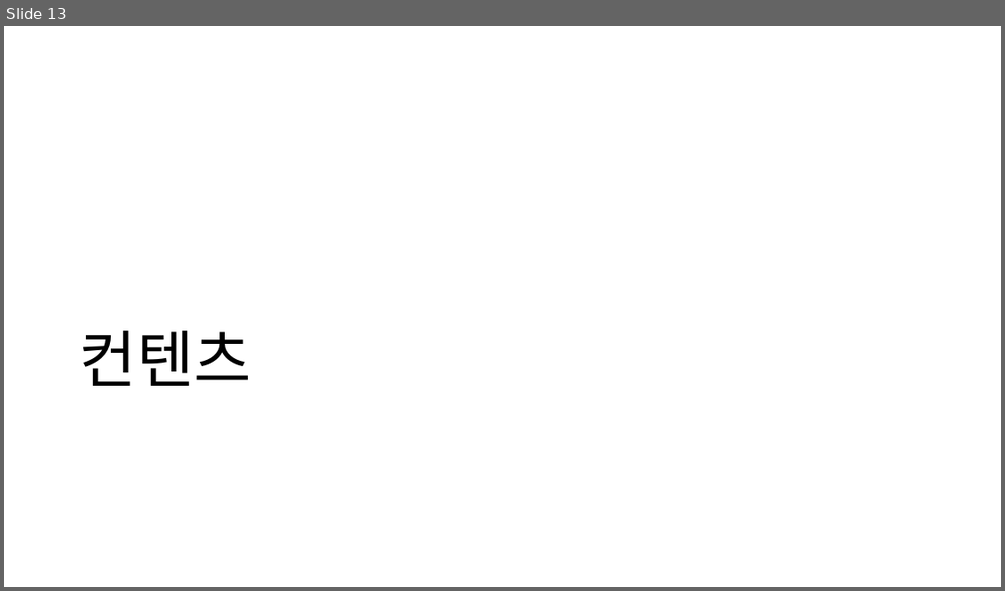
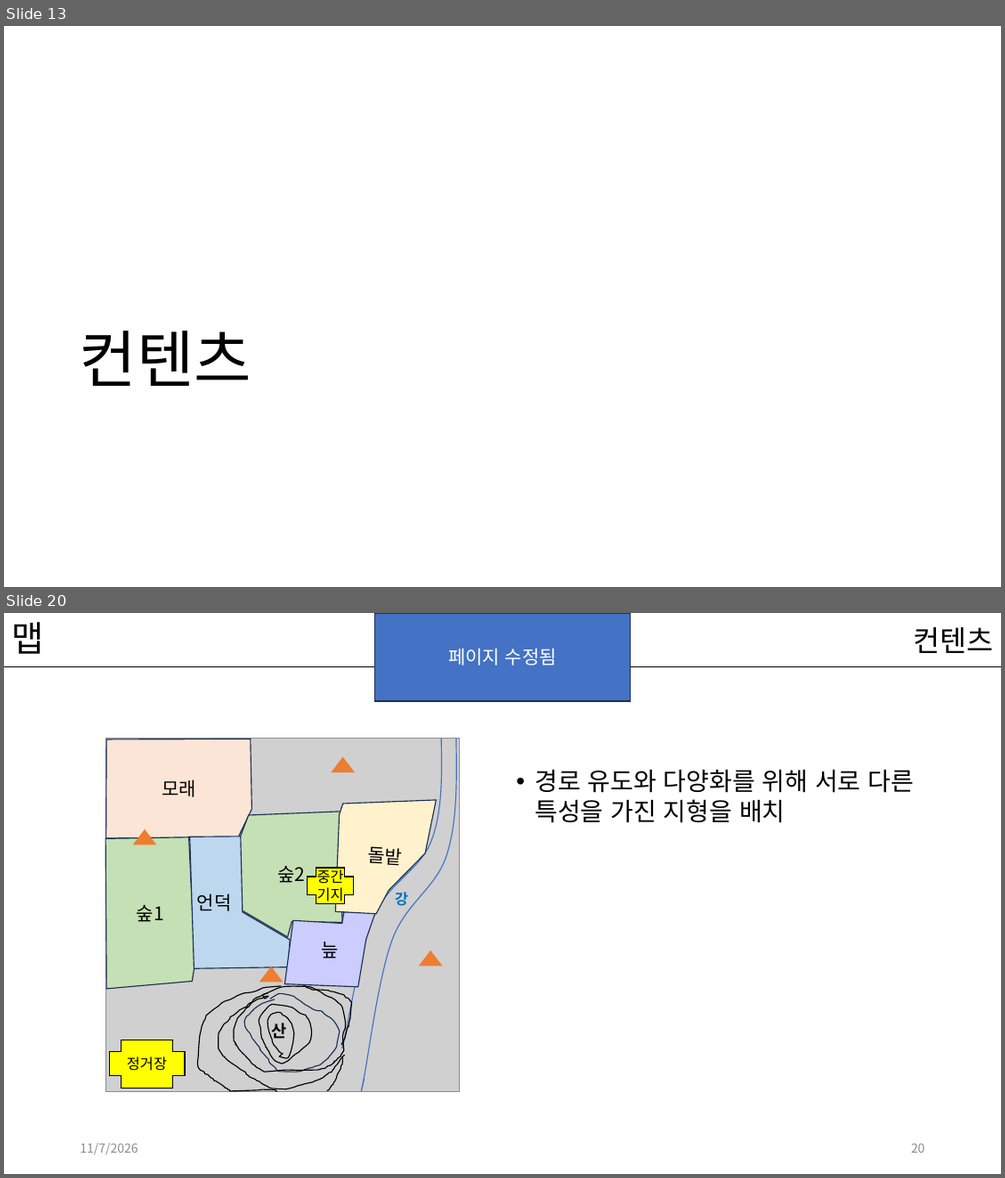
Before and after one commit to kwakyerin/2026_Graduation_Project, a slide deck: documents/HyunahKwon/01_works/01_designing/01_for_teammates/배트와 달트_기획.pptx. Shown one above the other, each under a label of ours: slide 13 before the commit, slides 13 and 20 after it; the slides between them are not shown. The pictures are 1005x591 and 1005x1178 pixels, drawn with LibreOffice and Linux fonts; fonts in the diff are those of the drawing; grey boxes stand for pictures. Boxes give left, top, right and bottom in pixels: in the first picture for what was removed or moved away, otherwise in the second. Text is boxed around its words. In the diff, an @@ line names an element or a change of style, - is before the commit and + after.

```diff
--- a/documents/HyunahKwon/01_works/01_designing/01_for_teammates/배트와 달트_기획.pptx
+++ b/documents/HyunahKwon/01_works/01_designing/01_for_teammates/배트와 달트_기획.pptx
@@ slide 20 added at bbox=[4, 613, 1001, 1174], background #FFFFFF @@
@@ title added at bbox=[11, 622, 43, 654], 34 pt, text #000000 @@
+맵
@@ rectangle added at bbox=[375, 613, 630, 701], fill #4472C4, outline #1E3256 1 pt, 18 pt, text #FFFFFF @@
+페이지 수정됨
@@ text added at bbox=[914, 627, 994, 653], 28 pt, text #000000 @@
+컨텐츠
@@ line added from (4, 666) to (1001, 666), #000000 1 pt @@
@@ picture added at bbox=[105, 738, 459, 1091] @@
@@ freeform shape added at bbox=[105, 738, 251, 838], fill #FBE5D6, outline #1E3256 1 pt, 18 pt, text #000000 @@
+모래
@@ freeform shape added at bbox=[342, 738, 442, 1049], outline #4472C4 1 pt @@
@@ freeform shape added at bbox=[362, 738, 456, 1092], outline #4472C4 1 pt @@
@@ triangle added at bbox=[331, 756, 355, 772], fill #ED7D31 @@
@@ text added at bbox=[534, 769, 914, 823], 24 pt, text #000000 @@
+• 경로 유도와 다양화를 위해 서로 다른 특성을 가진 지형을 배치
@@ freeform shape added at bbox=[334, 795, 436, 916], fill #FFF2CC, outline #1E3256 1 pt, 18 pt, text #000000 @@
+돌밭
@@ freeform shape added at bbox=[241, 811, 342, 937], fill #C5E0B4, outline #1E3256 1 pt, 18 pt, text #000000 @@
+숲2
@@ freeform shape added at bbox=[105, 837, 194, 989], fill #C5E0B4, outline #1E3256 1 pt, 18 pt, text #000000 @@
+숲1
@@ triangle added at bbox=[133, 829, 156, 844], fill #ED7D31 @@
@@ freeform shape added at bbox=[189, 836, 290, 969], fill #BDD7EE, outline #1E3256 1 pt, 18 pt, text #000000 @@
+언덕
@@ plus added at bbox=[307, 868, 353, 903], fill #FFFF00, outline #000000 1 pt, 14 pt, text #000000 @@
+중간기지
@@ text added at bbox=[395, 892, 408, 906], 14 pt, text #0070C0, bold @@
+강
@@ freeform shape added at bbox=[284, 912, 375, 987], fill #CCCCFF, outline #1E3256 1 pt, 18 pt, text #000000 @@
+늪
@@ triangle added at bbox=[419, 950, 443, 966], fill #ED7D31 @@
@@ freeform shape added at bbox=[198, 986, 282, 1092], outline #000000 1 pt @@
@@ freeform shape added at bbox=[234, 986, 346, 1071], outline #000000 1 pt @@
@@ triangle added at bbox=[259, 966, 283, 982], fill #ED7D31 @@
@@ freeform shape added at bbox=[303, 985, 352, 1045], outline #000000 1 pt @@
@@ freeform shape added at bbox=[218, 993, 345, 1088], outline #000000 1 pt @@
@@ freeform shape added at bbox=[245, 994, 340, 1072], outline #1E3256 1 pt @@
@@ freeform shape added at bbox=[259, 1004, 312, 1064], outline #000000 1 pt @@
@@ freeform shape added at bbox=[267, 1013, 293, 1059], outline #000000 1 pt @@
@@ plus added at bbox=[109, 1039, 185, 1088], fill #FFFF00, outline #000000 1 pt, 14 pt, text #000000 @@
+정거장
@@ text added at bbox=[271, 1022, 286, 1042], 16 pt, text #000000, bold @@
+산
@@ freeform shape added at bbox=[327, 1057, 343, 1090], outline #000000 1 pt @@
@@ text added at bbox=[80, 1143, 138, 1155], 12 pt, text #8C8C8C @@
+11/7/2026
@@ page number added at bbox=[911, 1143, 925, 1152], 12 pt, text #8C8C8C @@
+20
```
Also in this commit, not shown: 86 slides changed, 3 other files.
